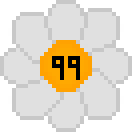
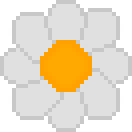
Revision of a layered 132px x 132px image; what changed, layer by layer:
removed layer "Layer 6" from group "Timer" over bbox(52, 56, 80, 80)
